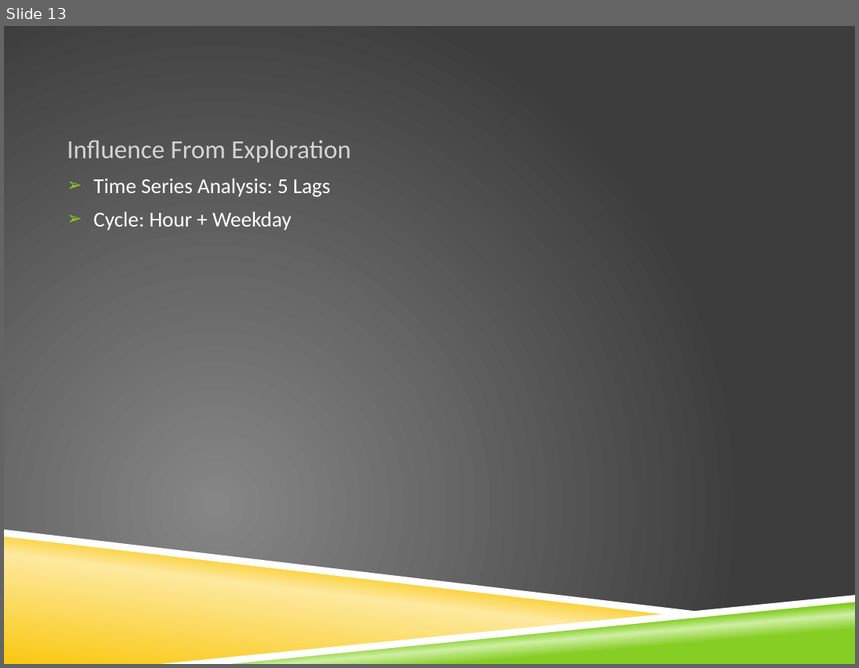
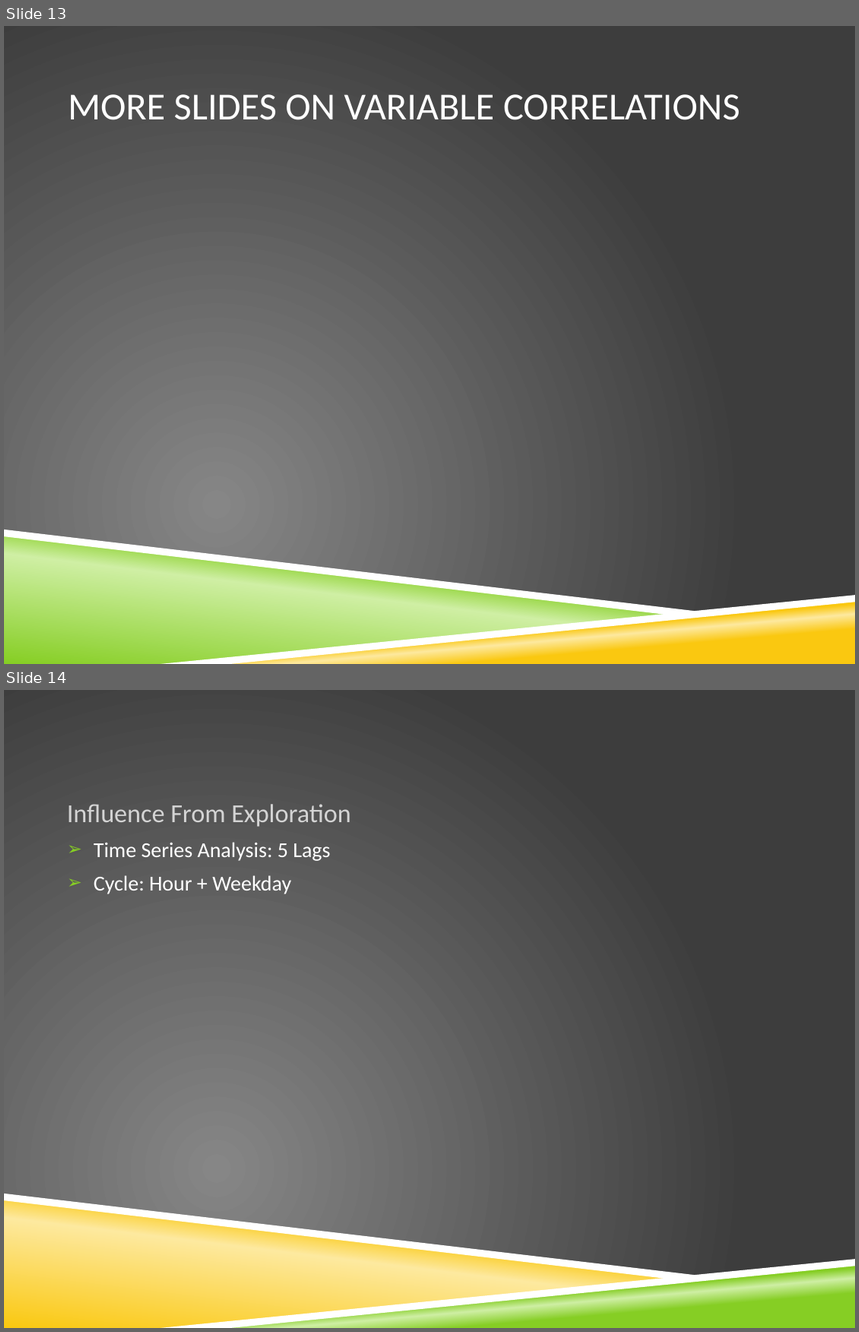
Before and after one commit to Jerryxe/Bikeshare, a slide deck: Presentation.pptx. Shown one above the other, each under a label of ours: slide 13 before the commit, slides 13 and 14 after it. The pictures are 859x668 and 859x1332 pixels, drawn with LibreOffice and Linux fonts; fonts in the diff are those of the drawing; background and template pictures are left out. Boxes give left, top, right and bottom in pixels: in the first picture for what was removed or moved away, otherwise in the second. Text is boxed around its words. In the diff, an @@ line names an element or a change of style, - is before the commit and + after.

```diff
--- a/Presentation.pptx
+++ b/Presentation.pptx
@@ slide 13 added at bbox=[4, 26, 855, 664], background picture (left out); not listed: 2 template elements that a slide beside it also shows @@
@@ title added at bbox=[68, 94, 740, 120], 32.4 pt, text #FFFFFF @@
+MORE SLIDES ON VARIABLE CORRELATIONS
@@ freeform shape added at bbox=[4, 534, 678, 664], fill gradient #86CE24 to #CFEFA4 @@
@@ freeform shape added at bbox=[173, 598, 855, 664], fill gradient #FAC810 to #FDE99F @@
@@ what was slide 13 is now slide 14 @@
```
Also in this commit, not shown: 3 other files.
